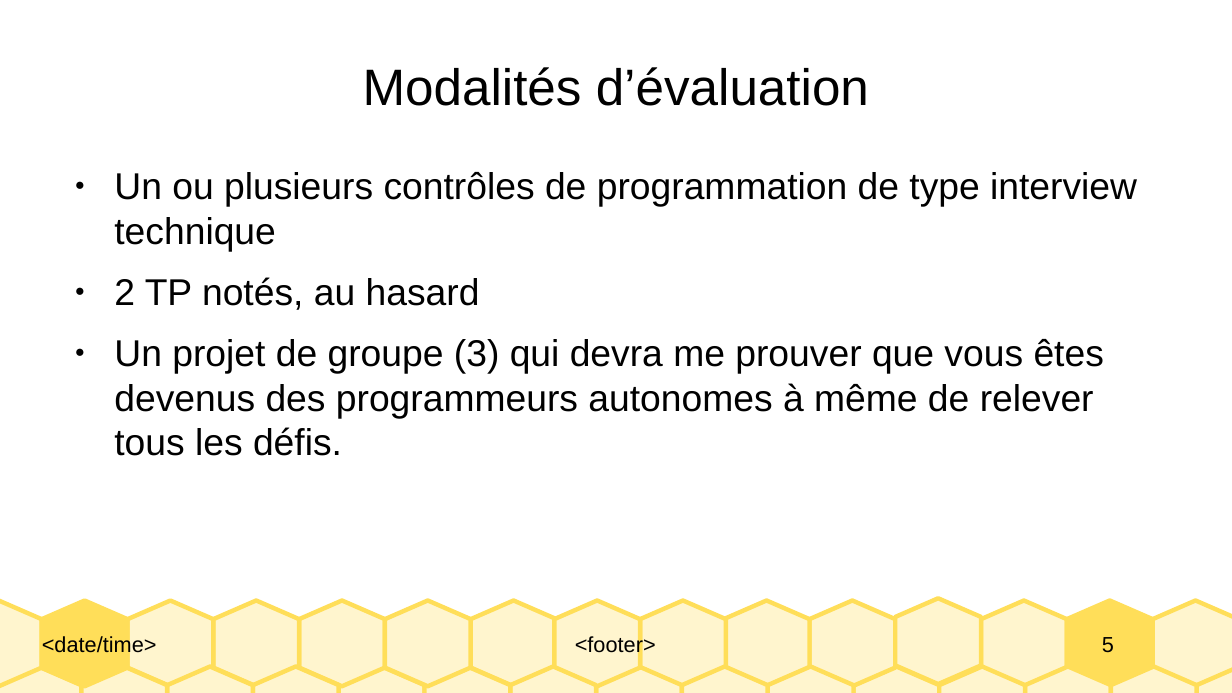
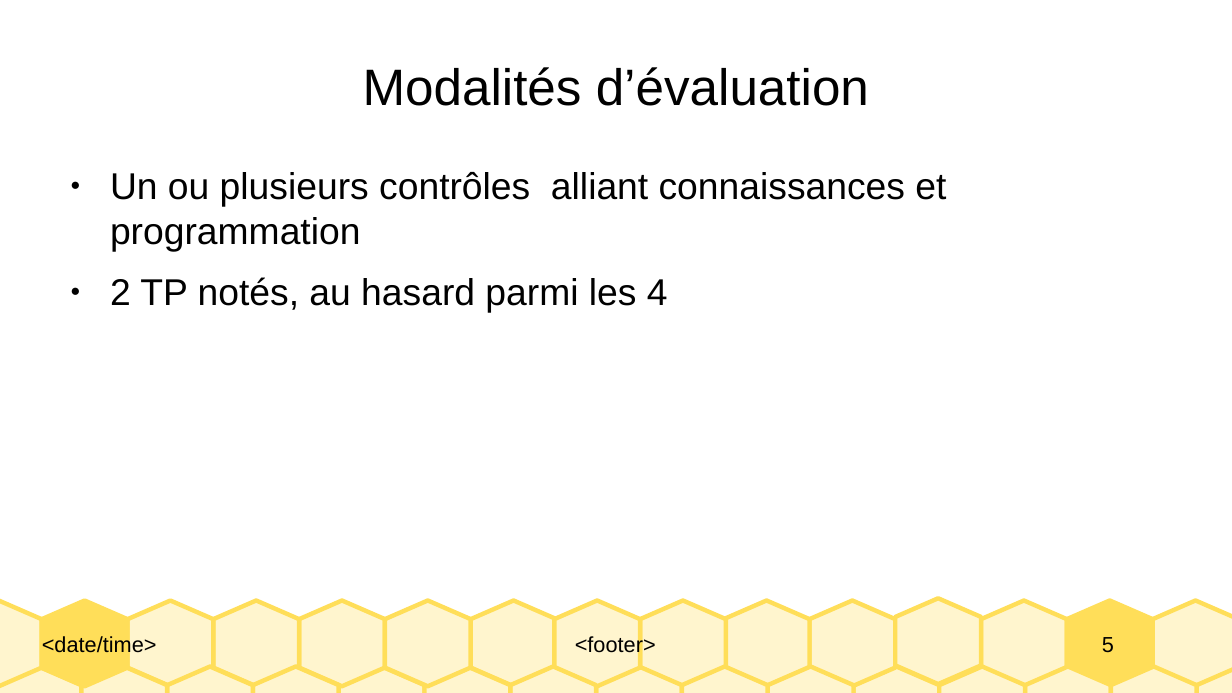
Before and after one commit to Dinarque/INALCO_Techniques_web_en_python_2025, a slide deck: slide 5 of cours/INALCO_C1_gestion_de_fichiers.odp. Drawn at 1232x693 pixels with LibreOffice and Linux fonts; fonts in the diff are those of the drawing. Boxes give left, top, right and bottom in pixels: in the first picture for what was removed or moved away, otherwise in the second. Text is boxed around its words. In the diff, an @@ line names an element or a change of style, - is before the commit and + after.

```diff
--- a/cours/INALCO_C1_gestion_de_fichiers.odp
+++ b/cours/INALCO_C1_gestion_de_fichiers.odp
@@ text at box(110, 172, 946, 313): text changed @@
-● Un ou plusieurs contrôles de programmation de type interview technique
-● 2 TP notés, au hasard
-● Un projet de groupe (3) qui devra me prouver que vous êtes devenus des programmeurs autonomes à même de relever tous les défis.
+● Un ou plusieurs contrôles alliant connaissances et programmation
+● 2 TP notés, au hasard parmi les 4
```
Also in this commit, not shown: 1 other slide changed, 5 slides added.
